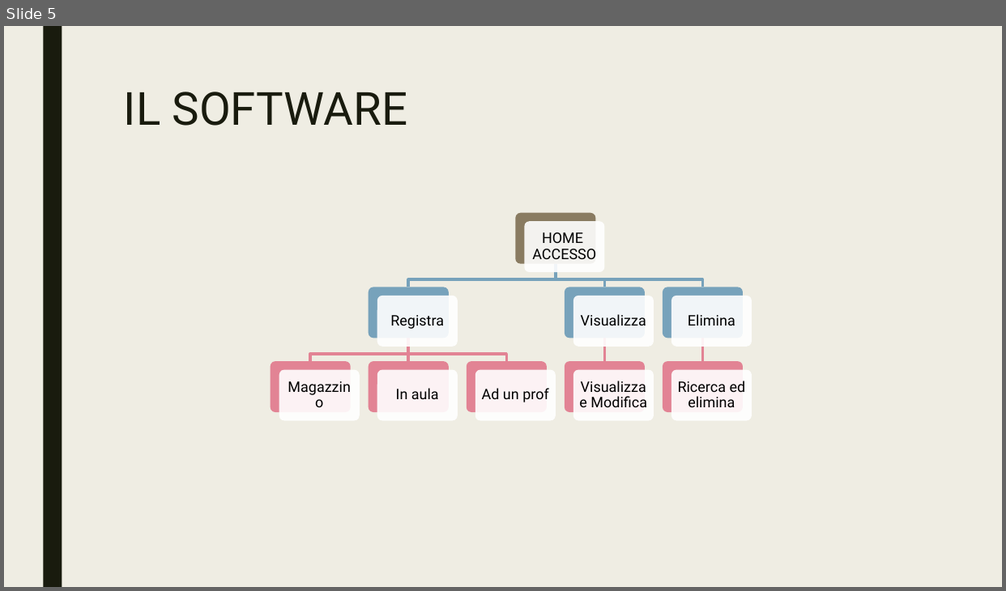
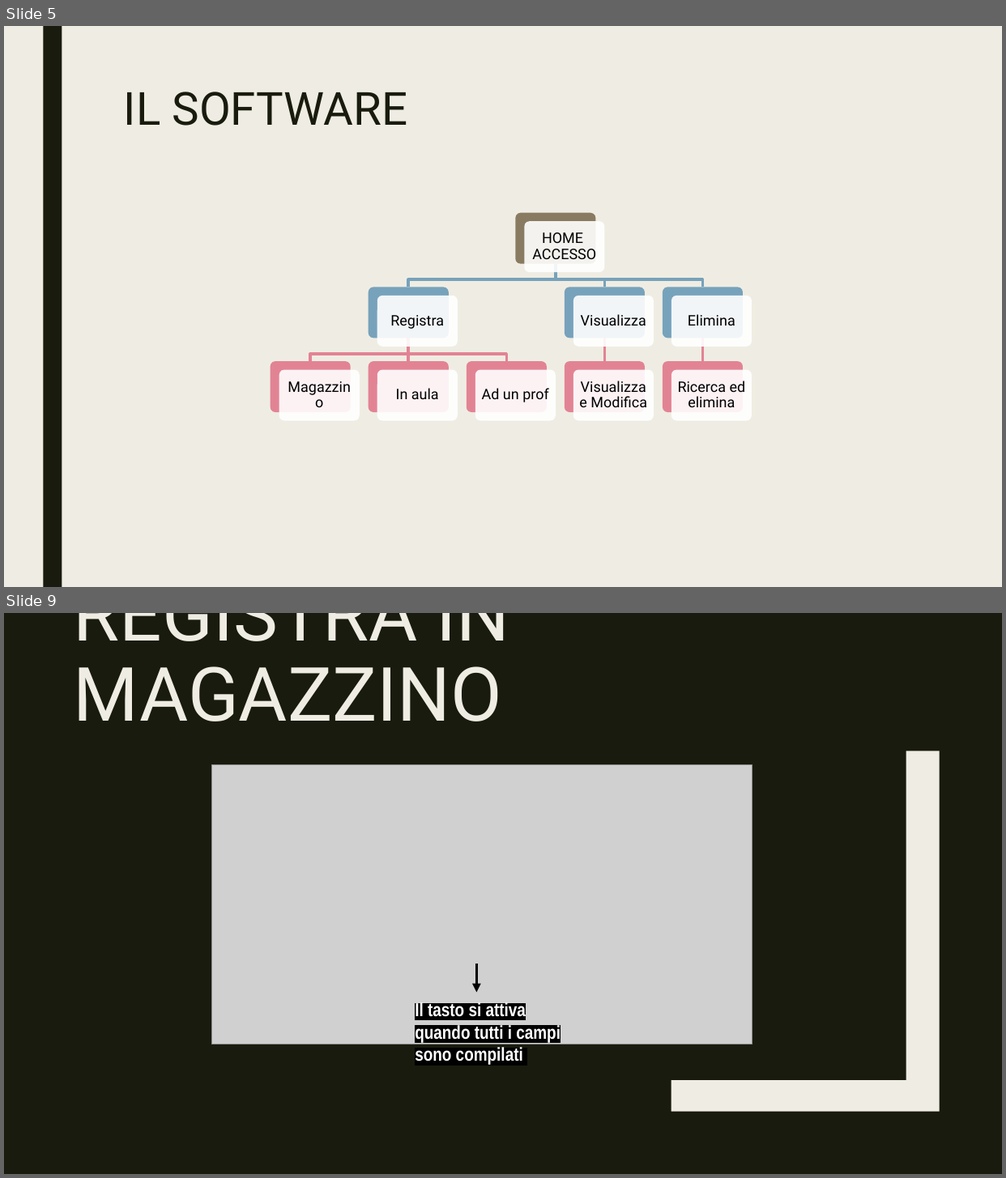
Before and after one commit to CamagniR/GestioneProgetto, a slide deck: DOCUMENTAZIONE/Presentazione GestioneProgetto.pptx. Shown one above the other, each under a label of ours: slide 5 before the commit, slides 5 and 9 after it; the slides between them are not shown. The pictures are 1006x591 and 1006x1178 pixels, drawn with LibreOffice and Linux fonts; fonts in the diff are those of the drawing; grey boxes stand for pictures. Boxes give left, top, right and bottom in pixels: in the first picture for what was removed or moved away, otherwise in the second. Text is boxed around its words. In the diff, an @@ line names an element or a change of style, - is before the commit and + after.

```diff
--- a/DOCUMENTAZIONE/Presentazione GestioneProgetto.pptx
+++ b/DOCUMENTAZIONE/Presentazione GestioneProgetto.pptx
@@ slide 9 added at [4, 613, 1002, 1174], background #191B0E @@
@@ title added at [74, 613, 509, 722], 72 pt, text #EFEDE3 @@
+REGISTRA IN MAGAZZINO
@@ freeform shape added at [671, 751, 940, 1112], fill #EFEDE3 @@
@@ picture added at [211, 765, 752, 1044] @@
@@ arrow added from (476, 964) to (476, 993), #000000 2.75 pt @@
@@ text added at [415, 1001, 560, 1065], 18 pt, text #FFFFFF, bold @@
+Il tasto si attiva quando tutti i campi sono compilati
```
Also in this commit, not shown: 5 other slides added, 2 slides removed, 13 other files.
